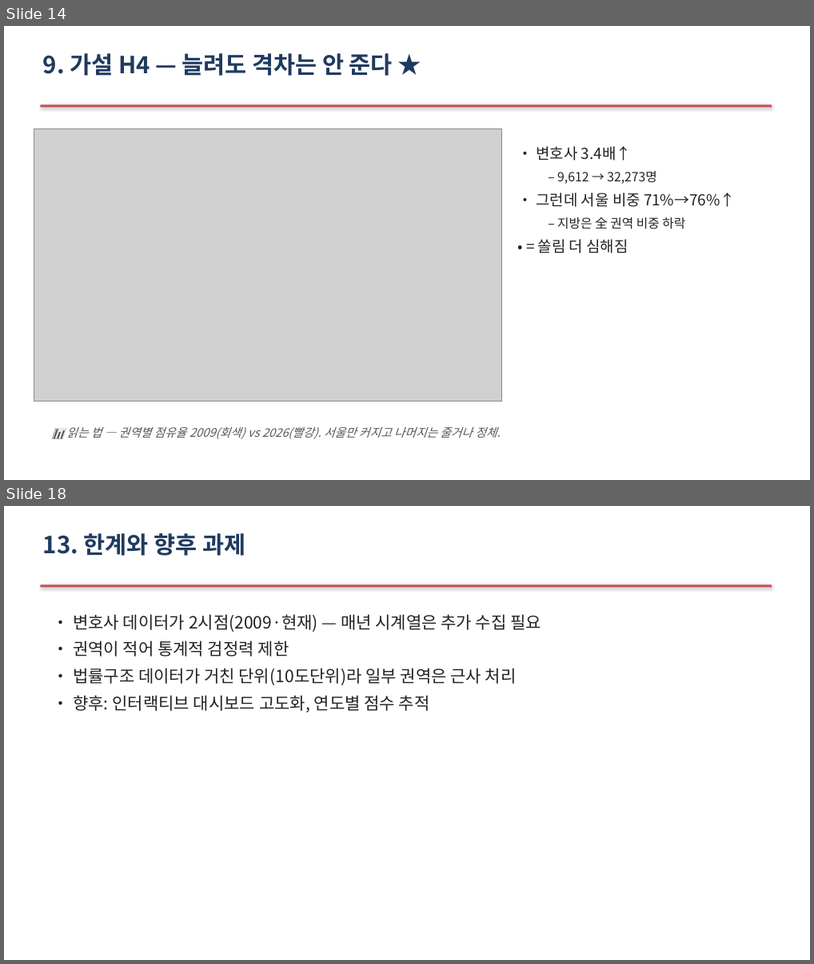
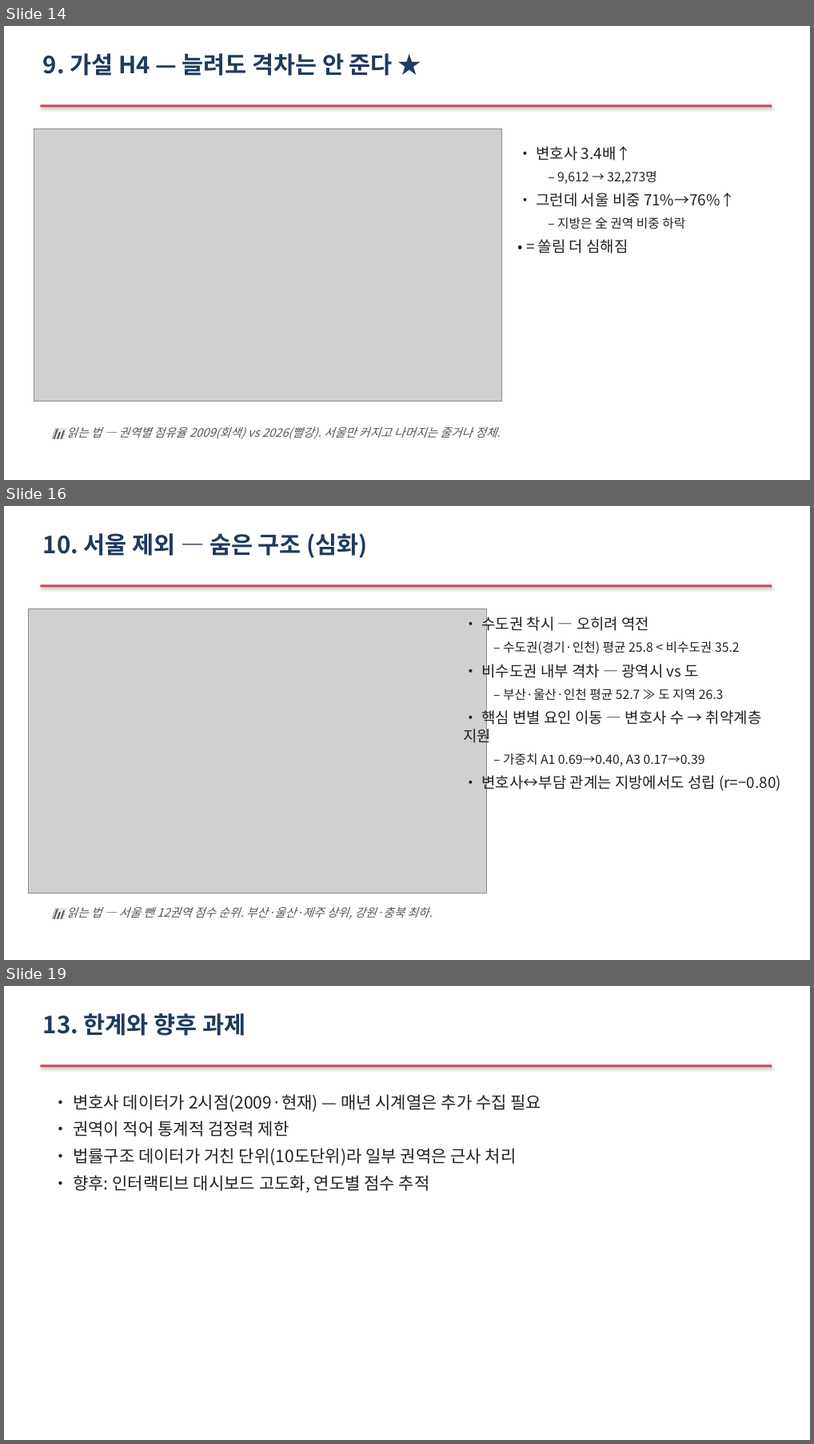
Before and after one commit to Allenkeem/llai-project, a slide deck: reports/발표자료.pptx. Shown one above the other, each under a label of ours: slides 14 and 18 before the commit, slides 14, 16 and 19 after it; the slides between them are not shown. The pictures are 814x964 and 814x1444 pixels, drawn with LibreOffice and Linux fonts; fonts in the diff are those of the drawing; grey boxes stand for pictures. Boxes give left, top, right and bottom in pixels: in the first picture for what was removed or moved away, otherwise in the second. Text is boxed around its words. In the diff, an @@ line names an element or a change of style, - is before the commit and + after.

```diff
--- a/reports/발표자료.pptx
+++ b/reports/발표자료.pptx
@@ slide 16 added at (4,506,810,960), background #FFFFFF @@
@@ text added at (43,533,368,558), 28 pt, text #1F3A5F, bold @@
+10. 서울 제외 — 숨은 구조 (심화)
@@ rectangle added at (40,584,772,587), fill #C44E52 @@
@@ picture added at (28,609,486,893) @@
@@ text added at (463,614,782,792), 15 pt, text #222222 @@
+• 수도권 착시 — 오히려 역전
+  – 수도권(경기·인천) 평균 25.8 < 비수도권 35.2
+• 비수도권 내부 격차 — 광역시 vs 도
+  – 부산·울산·인천 평균 52.7 ≫ 도 지역 26.3
+• 핵심 변별 요인 이동 — 변호사 수 → 취약계층 지원
+  – 가중치 A1 0.69→0.40, A3 0.17→0.39
+• 변호사↔부담 관계는 지방에서도 성립 (r=−0.80)
@@ text added at (66,907,432,919), 14 pt, text #555555, italic @@
+📊 읽는 법 — 서울 뺀 12권역 점수 순위. 부산·울산·제주 상위, 강원·충북 최하.
@@ what was slide 18 is now slide 19 @@
```
Also in this commit, not shown: 5 slides changed, 1 other file.
